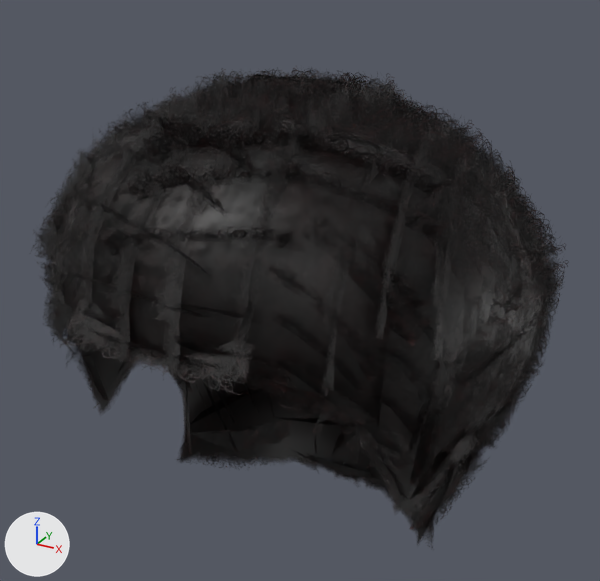
A saved change to the glTF model assets/characters/woman/hair/afro01.glb.
Before and after are seen from a camera (50 mm lens) standing at (0.143, -0.29, 1.741) and looking at (-0.004, -0.022, 1.606). The axes (+X, +Y, +Z) are drawn at lower left. The lights are the same throughout. The older version comes first.

Objects in the first picture: 'Human.afro01'.
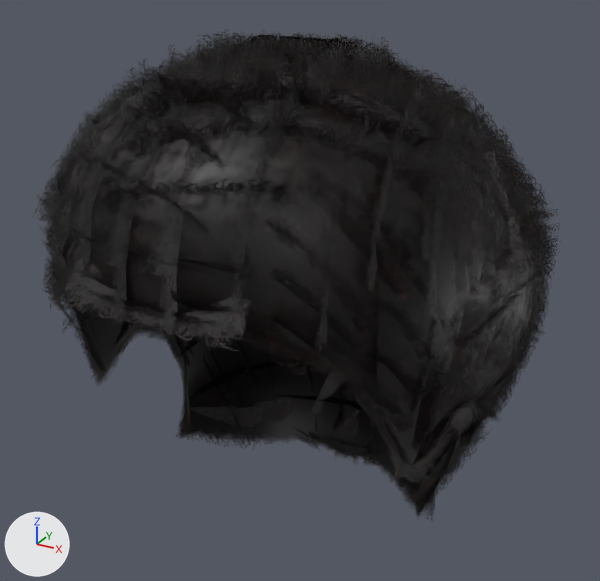
Edits to the scene script, one JSON object a line:
```json
{"block": "me_afro01", "where": "# used by ob_human_afro01; location = (0.0, 0.0, 0.0)"}
{"op": "remove", "block": "me_afro01", "code": "me_afro01.from_pydata(...)  # 2196 vertices, 2192 faces; spans x -0.096..0.096, y -0.132..0.085, z 1.487..1.697"}
{"op": "add", "block": "me_afro01", "code": "me_afro01.from_pydata(...)  # 2196 vertices, 2192 faces; spans x -0.091..0.091, y -0.132..0.082, z 1.5..1.71"}
{"block": "me_afro01", "change": "me_afro01 part 1: the loose piece of 4 vertices spanning x 0.036..0.069, y -0.116..-0.075, z 1.585..1.632 is moved by (-0.001, 0.0, 0.014)"}
{"block": "me_afro01", "change": "me_afro01 part 2: the loose piece of 4 vertices spanning x -0.028..0.033, y -0.125..-0.114, z 1.62..1.633 is moved by (0.0, 0.0, 0.013)"}
{"block": "me_afro01", "change": "me_afro01 part 3: the loose piece of 4 vertices spanning x 0.055..0.095, y -0.01..0.014, z 1.616..1.66 is moved by (-0.004, -0.001, 0.013)"}
{"block": "me_afro01", "change": "me_afro01 part 4: the loose piece of 4 vertices spanning x 0.055..0.094, y -0.04..-0.015, z 1.623..1.67 is moved by (-0.005, 0.0, 0.013)"}
{"block": "me_afro01", "change": "me_afro01 part 5: the loose piece of 4 vertices spanning x 0.065..0.075, y -0.028..-0.012, z 1.538..1.573 is moved by (0.0, 0.0, 0.013)"}
{"block": "me_afro01", "change": "me_afro01 part 6: the loose piece of 4 vertices spanning x 0.069..0.076, y -0.055..-0.022, z 1.56..1.577 is moved by (0.0, 0.0, 0.013)"}
{"block": "me_afro01", "change": "me_afro01 part 7: the loose piece of 4 vertices spanning x 0.065..0.073, y -0.082..-0.046, z 1.561..1.577 is moved by (0.0, 0.0, 0.013)"}
{"block": "me_afro01", "change": "me_afro01 part 8: the loose piece of 4 vertices spanning x 0.049..0.088, y 0.016..0.02, z 1.599..1.66 is moved by (-0.002, -0.002, 0.013)"}
{"block": "me_afro01", "change": "me_afro01 part 9: the loose piece of 4 vertices spanning x 0.012..0.033, y 0.006..0.013, z 1.492..1.509 is moved by (-0.002, -0.001, 0.014)"}
{"block": "me_afro01", "change": "me_afro01 part 10: the loose piece of 4 vertices spanning x 0.055..0.069, y -0.092..-0.076, z 1.567..1.596 is moved by (0.0, 0.0, 0.014)"}
{"block": "me_afro01", "change": "me_afro01 part 11: the loose piece of 4 vertices spanning x 0.062..0.08, y -0.025..-0.019, z 1.541..1.577 is moved by (0.0, 0.0, 0.013)"}
{"block": "me_afro01", "change": "me_afro01 part 12: the loose piece of 4 vertices spanning x 0.053..0.077, y -0.036..-0.01, z 1.517..1.551 is moved by (-0.001, 0.0, 0.013)"}
{"block": "me_afro01", "change": "me_afro01 part 13: the loose piece of 4 vertices spanning x 0.049..0.069, y -0.027..0.012, z 1.528..1.532 is moved by (0.0, 0.0, 0.013)"}
{"block": "me_afro01", "change": "me_afro01 part 14: the loose piece of 4 vertices spanning x 0.064..0.075, y -0.026..0.016, z 1.548..1.557 is moved by (0.0, 0.0, 0.013)"}
{"block": "me_afro01", "change": "me_afro01 part 15: 2100 of 2196 vertices moved; they spanned x -0.096..0.096, y -0.132..0.085, z 1.487..1.697 and now span x -0.091..0.091, y -0.132..0.082, z 1.5..1.71; mean shift (0.0, -0.001, 0.013); largest move (0.059, -0.1, 1.598) -> (0.058, -0.1, 1.612)"}
{"block": "me_afro01", "change": "other edits to the shape of me_afro01 do not show in these pictures"}
```

Where the change shows, as pixel boxes [x1, y1, x2, y2] in the pictures (600 x 581 px; the box of a moved part takes in the faces that stretch with it):
```json
{"object": "Human.afro01", "change": "reshaped", "before": [30, 68, 569, 550], "after": [35, 29, 561, 522]}
{"part": 1, "of": "me_afro01", "change": "moved or reshaped", "before": [271, 369, 411, 472], "after": [266, 323, 413, 433]}
{"part": 2, "of": "me_afro01", "change": "moved or reshaped", "before": [82, 319, 256, 395], "after": [77, 265, 252, 351]}
{"part": 3, "of": "me_afro01", "change": "moved or reshaped", "before": [494, 169, 560, 288], "after": [484, 133, 553, 254]}
{"part": 4, "of": "me_afro01", "change": "moved or reshaped", "before": [474, 163, 543, 314], "after": [461, 118, 531, 274]}
{"part": 5, "of": "me_afro01", "change": "moved or reshaped", "before": [465, 425, 478, 476], "after": [468, 393, 480, 448]}
{"part": 6, "of": "me_afro01", "change": "moved or reshaped", "before": [449, 430, 479, 467], "after": [450, 397, 481, 435]}
{"part": 7, "of": "me_afro01", "change": "moved or reshaped", "before": [397, 455, 455, 518], "after": [399, 421, 457, 483]}
{"part": 8, "of": "me_afro01", "change": "moved or reshaped", "before": [492, 160, 525, 206], "after": [488, 126, 546, 269]}
{"part": 9, "of": "me_afro01", "change": "moved or reshaped", "before": [363, 477, 385, 490], "after": [361, 453, 383, 466]}
{"part": 10, "of": "me_afro01", "change": "moved or reshaped", "before": [373, 443, 409, 499], "after": [373, 402, 413, 466]}
{"part": 11, "of": "me_afro01", "change": "moved or reshaped", "before": [448, 418, 493, 475], "after": [450, 383, 494, 447]}
{"part": 12, "of": "me_afro01", "change": "moved or reshaped", "before": [409, 454, 489, 533], "after": [410, 425, 492, 505]}
{"part": 13, "of": "me_afro01", "change": "moved or reshaped", "before": [437, 470, 461, 501], "after": [439, 456, 464, 473]}
{"part": 14, "of": "me_afro01", "change": "moved or reshaped", "before": [454, 431, 492, 467], "after": [457, 396, 496, 438]}
{"part": 15, "of": "me_afro01", "change": "moved or reshaped", "before": [32, 68, 569, 550], "after": [35, 29, 560, 522]}
```
